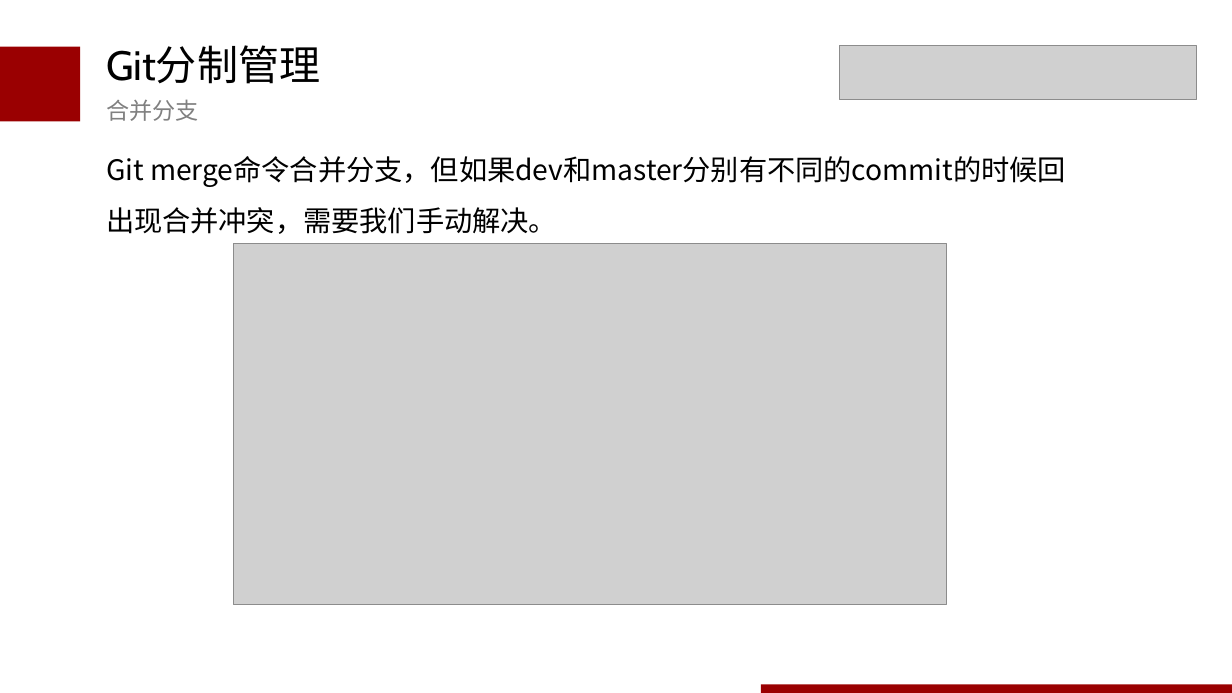
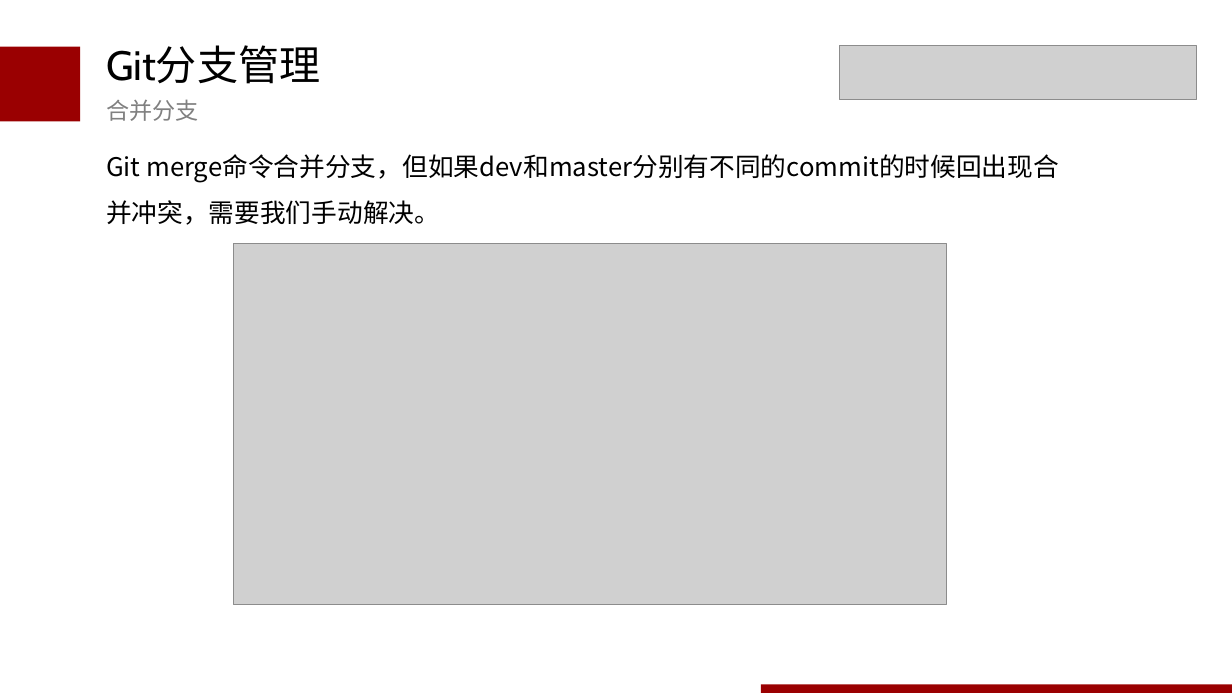
Before and after one commit to wudaoxi1100/blog, a slide deck: slide 31 of ppt/git介绍0325.pptx. Drawn at 1232x693 pixels with LibreOffice and Linux fonts; fonts in the diff are those of the drawing; grey boxes stand for pictures. Boxes give left, top, right and bottom in pixels: in the first picture for what was removed or moved away, otherwise in the second. Text is boxed around its words. In the diff, an @@ line names an element or a change of style, - is before the commit and + after.

```diff
--- a/ppt/git介绍0325.pptx
+++ b/ppt/git介绍0325.pptx
@@ text at bbox=[106, 45, 320, 84]: text changed @@
-Git分制管理
+Git分支管理
@@ text "Git merge命令合并分支，但如果dev和master分别有不同的commit的时候回出现合并冲突，需要我们手动解决 ..." at bbox=[106, 154, 1059, 225]: size 22 to 20 pt @@
```
Also in this commit, not shown: 5 other slides changed, 1 other file.
